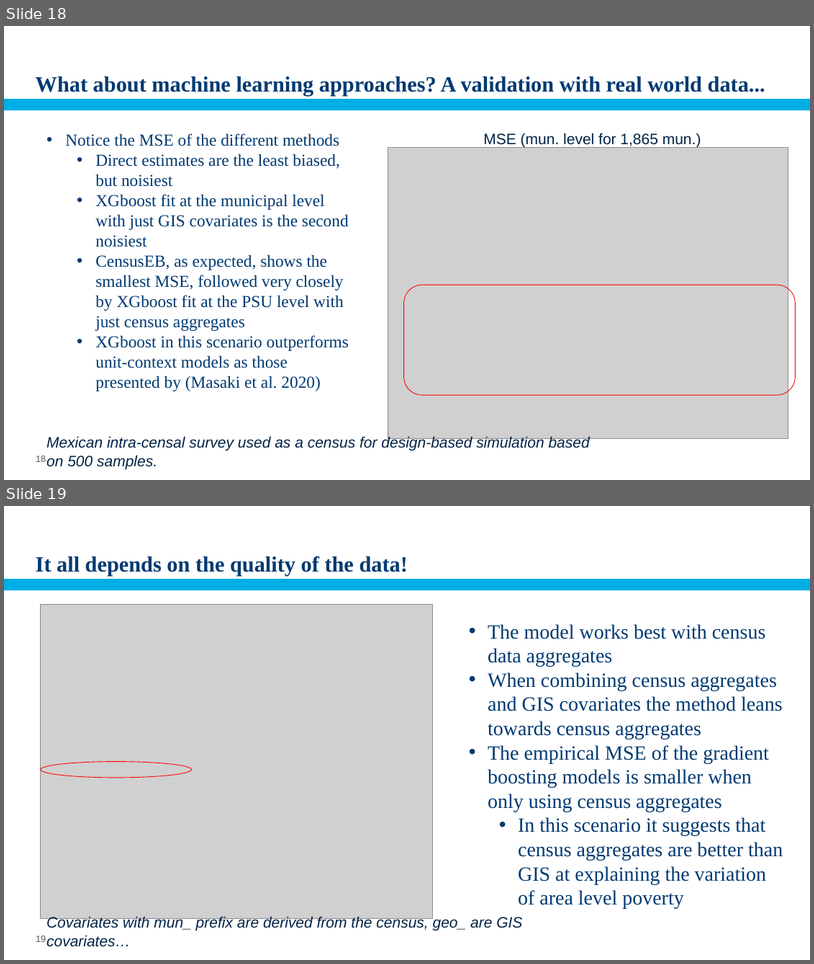
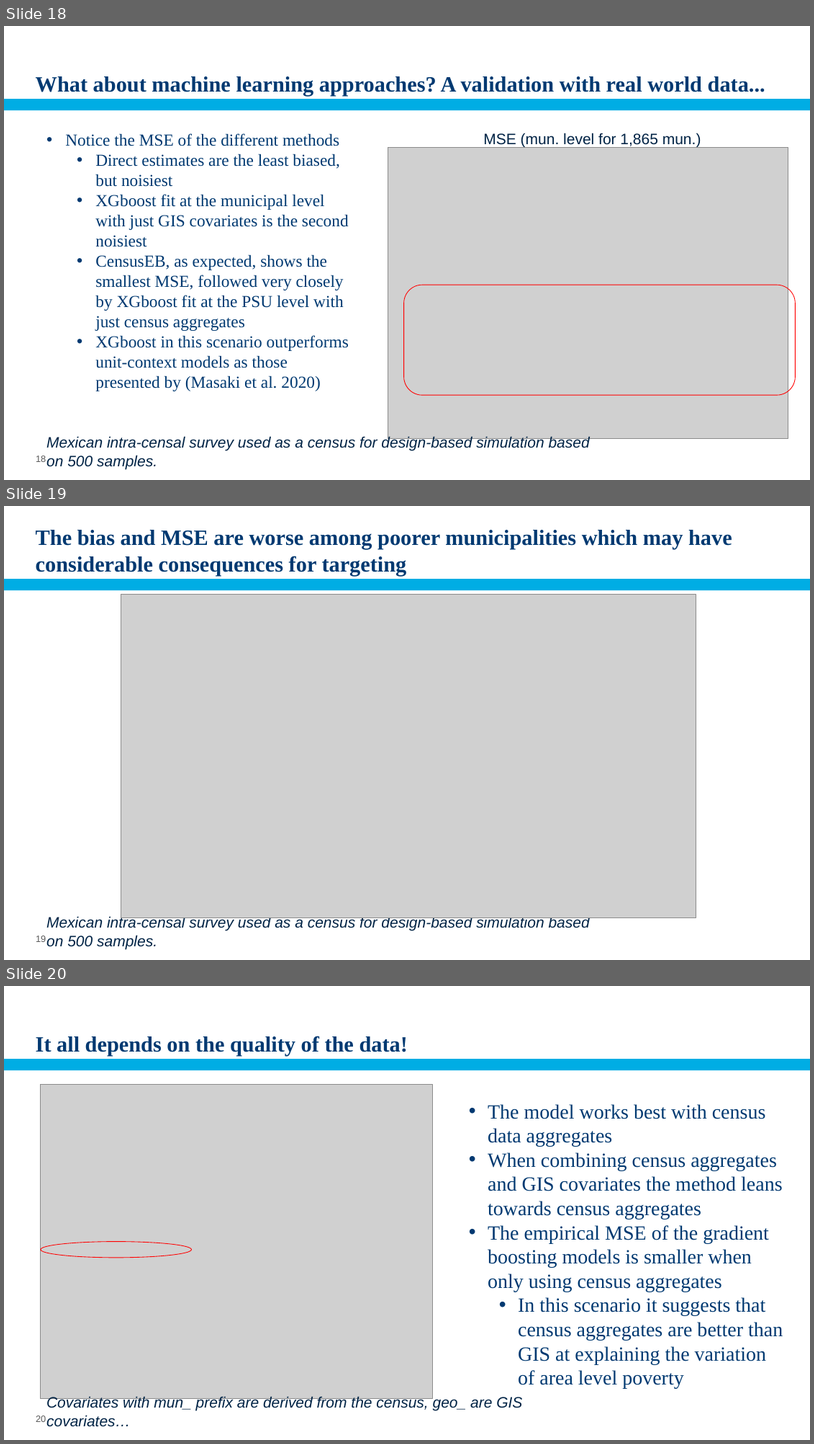
Before and after one commit to pcorralrodas/wb_sae_training, a slide deck: 03.Presentations/Small Area Estimation.pptx. Shown one above the other, each under a label of ours: slides 18 and 19 before the commit, slides 18, 19 and 20 after it. The pictures are 814x964 and 814x1444 pixels, drawn with LibreOffice and Linux fonts; fonts in the diff are those of the drawing; grey boxes stand for pictures; background and template pictures are left out. Boxes give left, top, right and bottom in pixels: in the first picture for what was removed or moved away, otherwise in the second. Text is boxed around its words. In the diff, an @@ line names an element or a change of style, - is before the commit and + after.

```diff
--- a/03.Presentations/Small Area Estimation.pptx
+++ b/03.Presentations/Small Area Estimation.pptx
@@ slide 19 added at (4,506,810,960), background #FFFFFF; not listed: 1 template element that a slide beside it also shows @@
@@ title added at (36,530,733,576), 26 pt, text #003971, bold @@
+The bias and MSE are worse among poorer municipalities which may have considerable consequences for targeting
@@ picture added at (121,594,696,917) @@
@@ text added at (46,916,590,949), 18 pt, text #002345, italic @@
+Mexican intra-censal survey used as a census for design-based simulation based on 500 samples.
@@ page number added at (36,935,46,942), 11 pt, text #595959 @@
+19
@@ what was slide 19 is now slide 20 @@
@@ page number at (36,1415,46,1422): text changed @@
-19
+20
```
Also in this commit, not shown: 1 slide changed, 2 other files.
